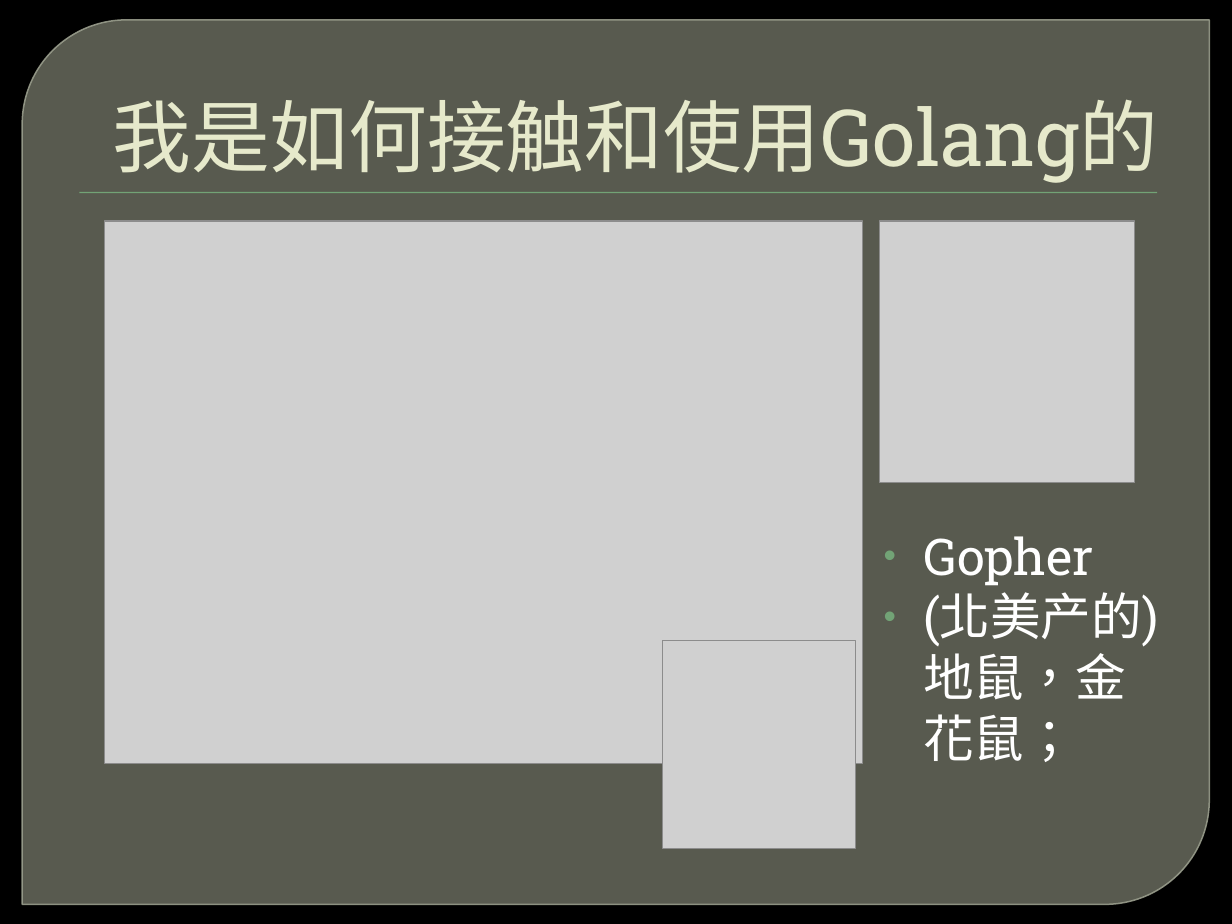
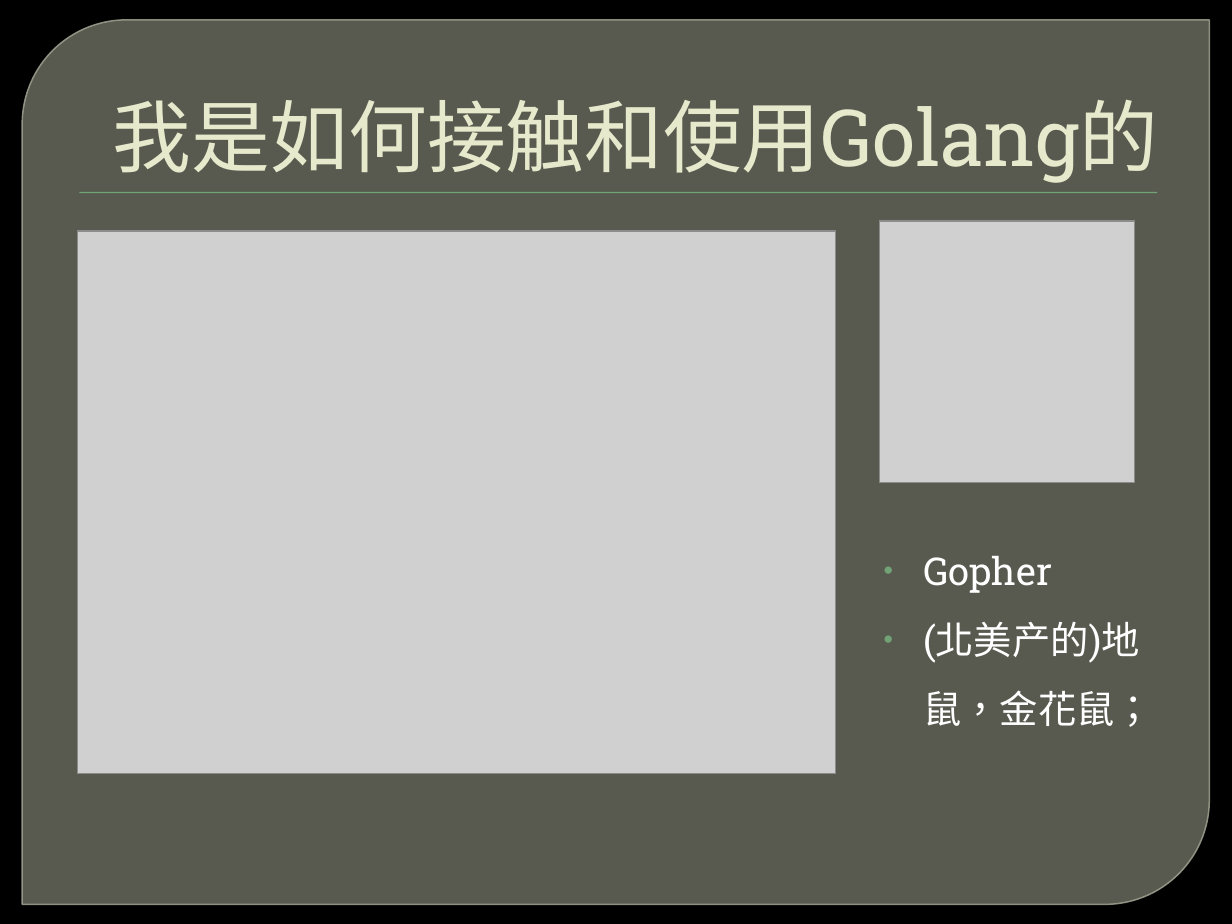
Before and after one commit to ghj1976/lecture, a slide deck: slide 4 of golang简介/Golang介绍.pptx. Drawn at 1232x924 pixels with LibreOffice and Linux fonts; fonts in the diff are those of the drawing; grey boxes stand for pictures; background and template pictures are left out. Boxes give left, top, right and bottom in pixels: in the first picture for what was removed or moved away, otherwise in the second. Text is boxed around its words. In the diff, an @@ line names an element or a change of style, - is before the commit and + after.

```diff
--- a/golang简介/Golang介绍.pptx
+++ b/golang简介/Golang介绍.pptx
@@ picture moved from (x1=105, y1=221, x2=862, y2=763) to (x1=78, y1=232, x2=835, y2=774) @@
@@ text "Gopher" at (x1=923, y1=556, x2=1153, y2=727): size 29.6 to 22.4 pt; line spacing 1 to 1.5 @@
@@ picture removed at (x1=663, y1=641, x2=855, y2=849) @@
```
Also in this commit, not shown: 26 other slides changed, 4 slides added, 2 slides removed.
